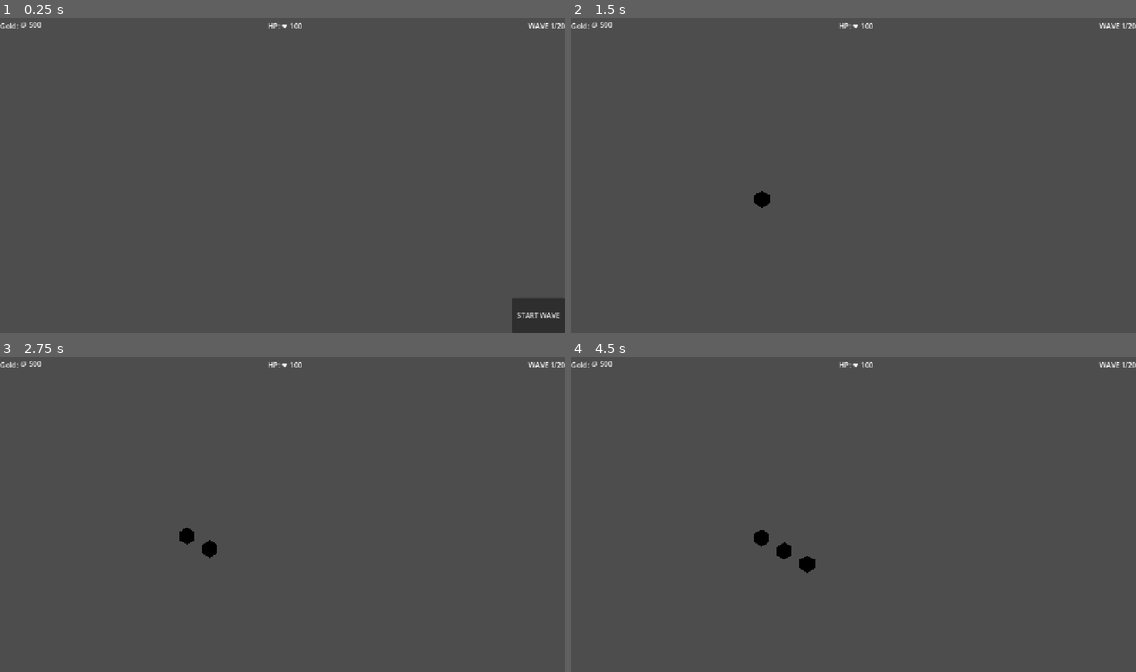
Above: before the commit, frames 1-4 (two rows, left to right).
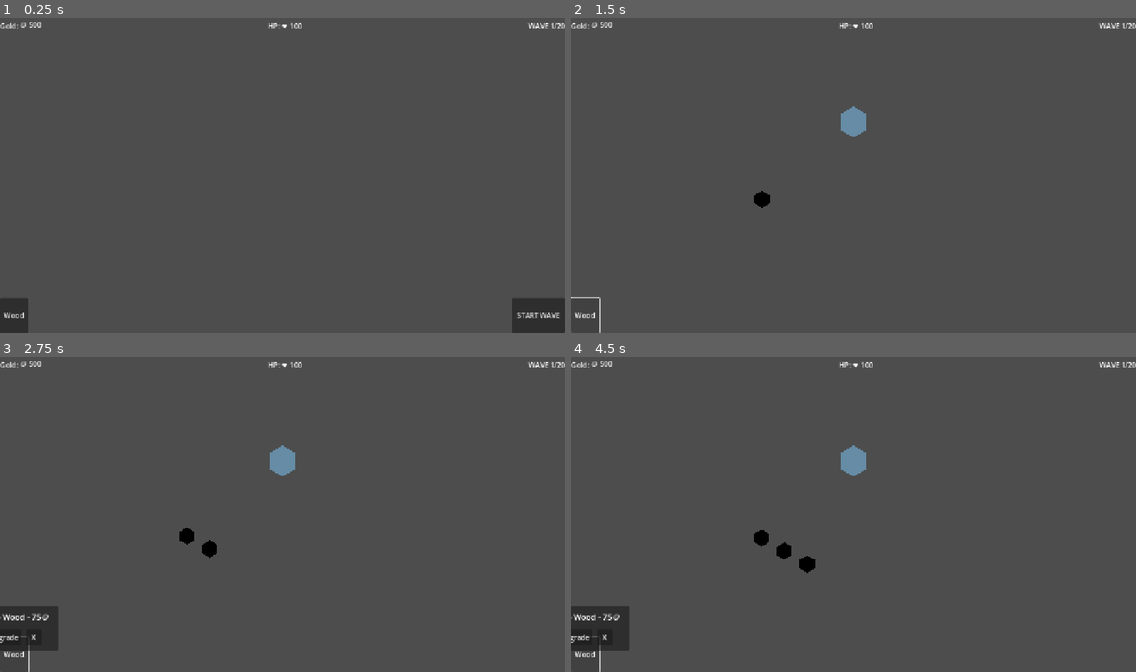
Above: after the commit, the same moments.

Repository: LoomDeBWiles/block-defense
Game: Godot game, scene res://scenes/main.tscn
Two runs of this game, one before a commit and one after it. Both use one fixed random seed, a clock stepped at 60 frames per second and the inputs below.
Inputs (mouse positions are in pixels of both pictures, inside the frame that each line leads up to):
- Up to frame 1 (0.25 s): no input
- Up to frame 2 (1.5 s): click "START WAVE" at 0.5 s; click (582, 314) at 1.25 s, where only the run after the commit has a clickable "Wood"
- Up to frame 3 (2.75 s): click (11, 653) at 2 s, where only the run after the commit has a clickable "Wood"
- Up to frame 4 (4.5 s): click (576, 637) at 2.75 s, where only the run after the commit has a clickable "Upgrade"; click (576, 637) at 3.5 s, where only the run after the commit has a clickable "Upgrade"; click (582, 653) at 4.25 s, where only the run after the commit has a clickable "Wood"

The runs differ from the first frame. In frame 1, 0.5% of the frame differs, in the area x 0-5%, y 89-100%; in frame 2, 0.4%; in frame 3, 1.8%, in the area x 0-53%, y 28-100%; in frame 4, 1.8%.
Error before the commit: Parse Error: Could not preload resource file "res://scenes/tower.tscn". (res://scripts/tower.gd:37)

Commit message:
bug(BD-0uq): Add materials to tower and enemy meshes
Tower and enemy BoxMesh were using default grey/white. Added brown
material for towers and red material for enemies to distinguish them.

🤖 Generated with [Claude Code](https://claude.com/claude-code)

Co-Authored-By: Claude Opus 4.5 <noreply@anthropic.com>

Diff:
--- a/scenes/enemy.tscn
+++ b/scenes/enemy.tscn
@@ -1,9 +1,12 @@
-[gd_scene load_steps=5 format=3 uid="uid://enemy_scene"]
+[gd_scene load_steps=6 format=3 uid="uid://enemy_scene"]
 
 [ext_resource type="Script" path="res://scripts/enemy.gd" id="1_enemy"]
 
 [sub_resource type="BoxMesh" id="BoxMesh_1"]
 size = Vector3(0.5, 0.5, 0.5)
+
+[sub_resource type="StandardMaterial3D" id="StandardMaterial3D_1"]
+albedo_color = Color(0.8, 0.2, 0.2, 1)
 
 [sub_resource type="PlaneMesh" id="PlaneMesh_bg"]
 size = Vector2(0.6, 0.08)
@@ -16,6 +19,7 @@
 
 [node name="Model" type="MeshInstance3D" parent="."]
 mesh = SubResource("BoxMesh_1")
+material_override = SubResource("StandardMaterial3D_1")
 
 [node name="HealthBar" type="Node3D" parent="."]
 transform = Transform3D(1, 0, 0, 0, 1, 0, 0, 0, 1, 0, 0.6, 0)
--- a/scenes/tower.tscn
+++ b/scenes/tower.tscn
@@ -1,15 +1,22 @@
-[gd_scene load_steps=3 format=3 uid="uid://tower_scene"]
+[gd_scene load_steps=5 format=3 uid="uid://tower_scene"]
 
 [ext_resource type="Script" path="res://scripts/tower.gd" id="1_tower"]
 
+[sub_resource type="BoxMesh" id="BoxMesh_1"]
+size = Vector3(0.8, 1, 0.8)
+
 [sub_resource type="BoxShape3D" id="BoxShape3D_1"]
+size = Vector3(0.8, 1, 0.8)
+
+[sub_resource type="StandardMaterial3D" id="StandardMaterial3D_1"]
+albedo_color = Color(0.55, 0.35, 0.15, 1)
 
 [node name="Tower" type="Node3D"]
 script = ExtResource("1_tower")
 
 [node name="Base" type="MeshInstance3D" parent="."]
-mesh = BoxMesh.new()
-surface_material_override/0 = null
+mesh = SubResource("BoxMesh_1")
+material_override = SubResource("StandardMaterial3D_1")
 
 [node name="Turret" type="Node3D" parent="."]
 transform = Transform3D(1, 0, 0, 0, 1, 0, 0, 0, 1, 0, 0.5, 0)
